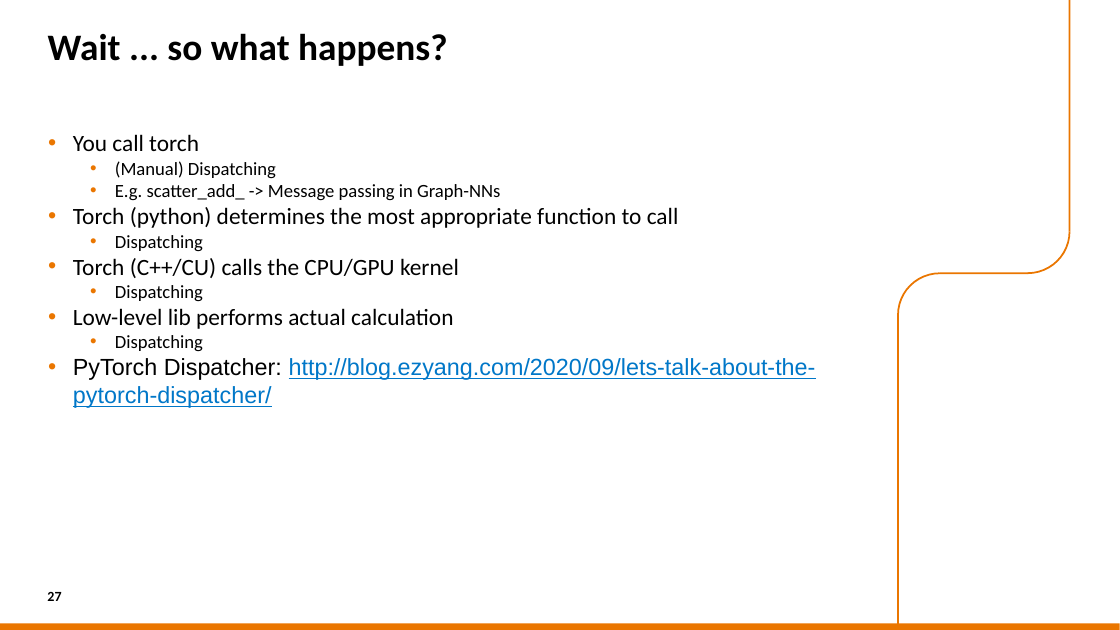
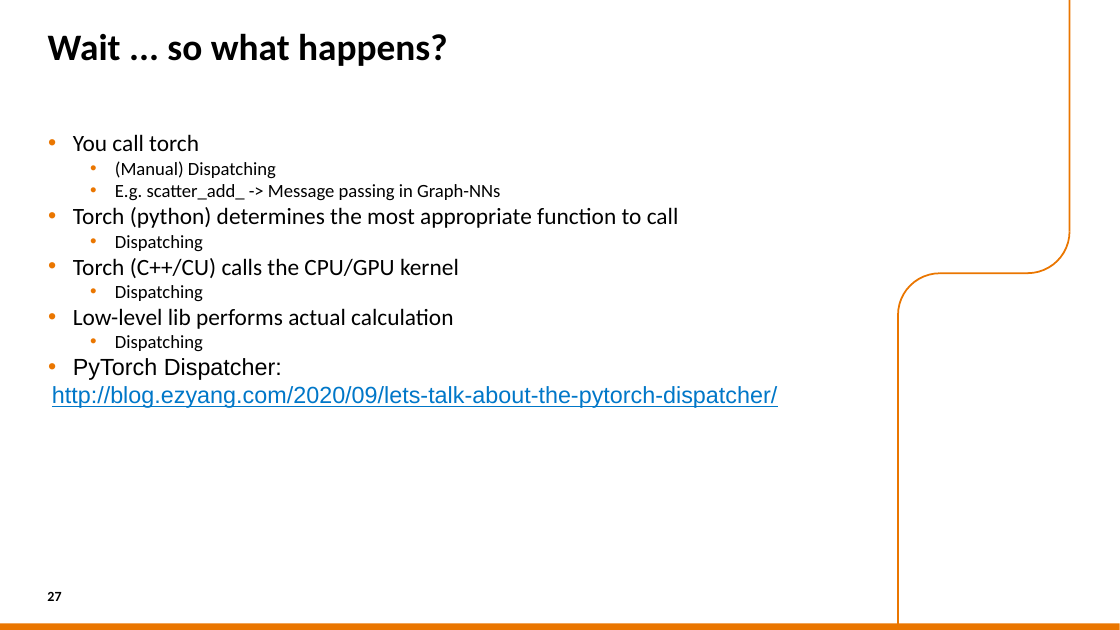
Before and after one commit to sara-nl/HPML-course-materials, a slide deck: slide 27 of Day2/slides/hardware.pptx. Drawn at 1120x630 pixels with LibreOffice and Linux fonts; fonts in the diff are those of the drawing; background and template pictures are left out. Boxes give left, top, right and bottom in pixels: in the first picture for what was removed or moved away, otherwise in the second. Text is boxed around its words. In the diff, an @@ line names an element or a change of style, - is before the commit and + after.

```diff
--- a/Day2/slides/hardware.pptx
+++ b/Day2/slides/hardware.pptx
@@ text at bbox=[52, 358, 777, 408]: text changed @@
-• PyTorch Dispatcher: http://blog.ezyang.com/2020/09/lets-talk-about-the-pytorch-dispatcher/
+• PyTorch Dispatcher:
+http://blog.ezyang.com/2020/09/lets-talk-about-the-pytorch-dispatcher/
```
Also in this commit, not shown: 13 other slides changed, 2 slides added.
